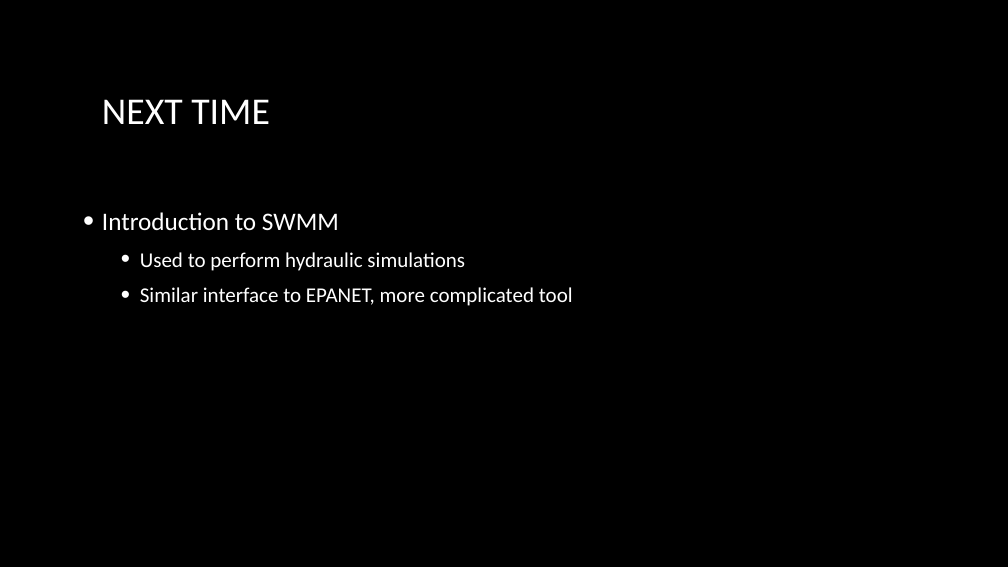
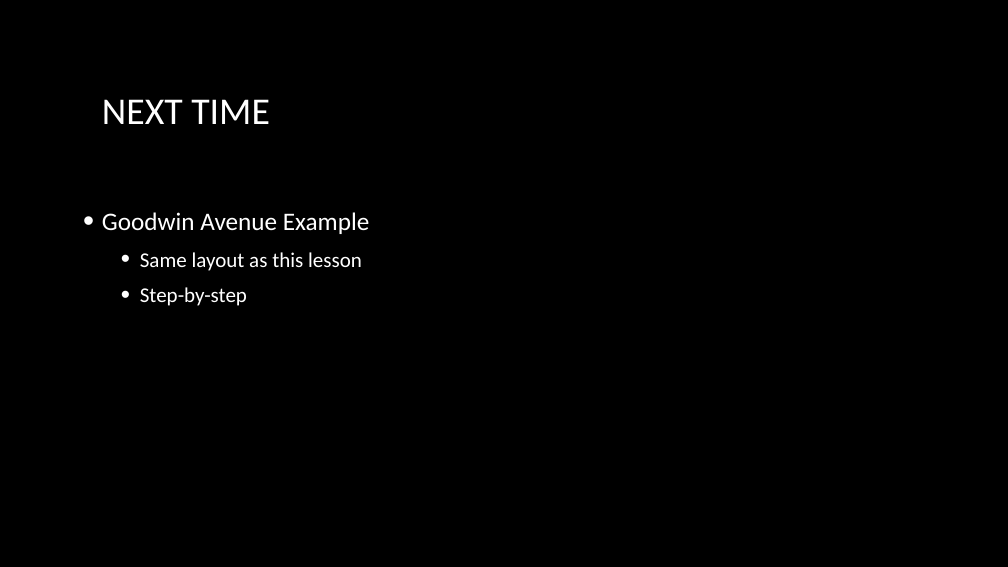
Before and after one commit to dustykat/ce-3372-webroot, a slide deck: slide 14 of 1-Lessons/Lesson17/PowerPointInLecture/CE3372-Lesson-17.pptx. Drawn at 1008x567 pixels with LibreOffice and Linux fonts; fonts in the diff are those of the drawing; background and template pictures are left out. Boxes give left, top, right and bottom in pixels: in the first picture for what was removed or moved away, otherwise in the second. Text is boxed around its words. In the diff, an @@ line names an element or a change of style, - is before the commit and + after.

Commit message:
update lesson 17

```diff
--- a/1-Lessons/Lesson17/PowerPointInLecture/CE3372-Lesson-17.pptx
+++ b/1-Lessons/Lesson17/PowerPointInLecture/CE3372-Lesson-17.pptx
@@ text at [102,212,369,306]: text changed @@
-• Introduction to SWMM
-  • Used to perform hydraulic simulations
-  • Similar interface to EPANET, more complicated tool
+• Goodwin Avenue Example
+  • Same layout as this lesson
+  • Step-by-step
```
